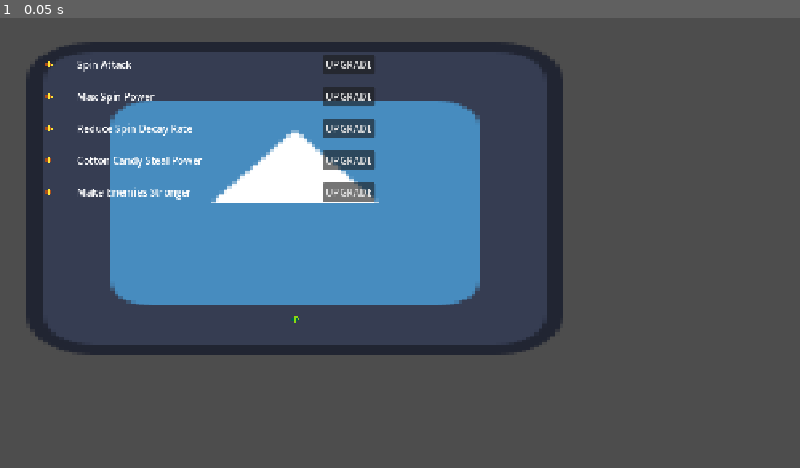
Above: before the commit, frame 1.
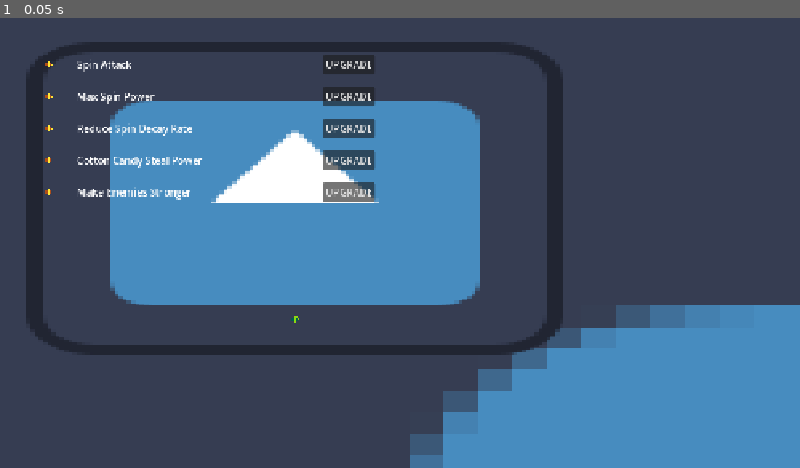
Above: after the commit, the same moment.

Repository: We-ALL-Play-Warthunder-Not-Just-Me/verySeriousSpinningCottonCandyGame
Game: Godot game, scene res://UI/UpgradeScreen.tscn
Same seed, same stepped clock (60 frames per second), same inputs: the game is played once before the commit and once after it. This scene is started directly instead of the project's main scene. The engine's default icon, where the game draws it, is replaced by a stand-in: a white triangle on a blue panel in a dark square.
Inputs:
- Up to frame 1 (0.05 s): no input

The runs differ from the first frame. In frame 1, 14% of the frame differs, in the area x 51-100%, y 63-100%.

Commit message:
upgrade screen script

Diff:
--- a/UI/UpgradeScreen.tscn
+++ b/UI/UpgradeScreen.tscn
@@ -1,5 +1,6 @@
 [gd_scene format=3 uid="uid://coxjvxwt30y2m"]
 
+[ext_resource type="Script" uid="uid://bexbq4r4mt8f7" path="res://UI/upgrade_screen.gd" id="1_0pfdi"]
 [ext_resource type="Texture2D" uid="uid://7k6fbj52h483" path="res://Assets/Images/Very Serious Arrows2.png" id="1_aam7x"]
 [ext_resource type="Texture2D" uid="uid://d1piy38h5wsfi" path="res://Assets/Images/icon.svg" id="1_slflh"]
 [ext_resource type="Texture2D" uid="uid://dvyww7i6lj64y" path="res://Assets/Images/Very Serious Arrows3.png" id="2_c0mga"]
@@ -14,6 +15,7 @@
 anchor_bottom = 1.0
 grow_horizontal = 2
 grow_vertical = 2
+script = ExtResource("1_0pfdi")
 
 [node name="backgroundthing" type="NinePatchRect" parent="." unique_id=306502402]
 layout_mode = 1
@@ -22,6 +24,8 @@
 anchor_bottom = 1.0
 grow_horizontal = 2
 grow_vertical = 2
+texture = ExtResource("1_slflh")
+region_rect = Rect2(8.130417, 10.547003, 23.211761, 21.045126)
 metadata/_edit_use_anchors_ = true
 
 [node name="PanelContainer" type="PanelContainer" parent="backgroundthing" unique_id=1618093667]
--- /dev/null
+++ b/UI/upgrade_screen.gd
@@ -0,0 +1,11 @@
+extends Control
+
+
+# Called when the node enters the scene tree for the first time.
+func _ready() -> void:
+	pass # Replace with function body.
+
+
+# Called every frame. 'delta' is the elapsed time since the previous frame.
+func _process(delta: float) -> void:
+	pass
Not shown, added: UI/upgrade_screen.gd.uid
